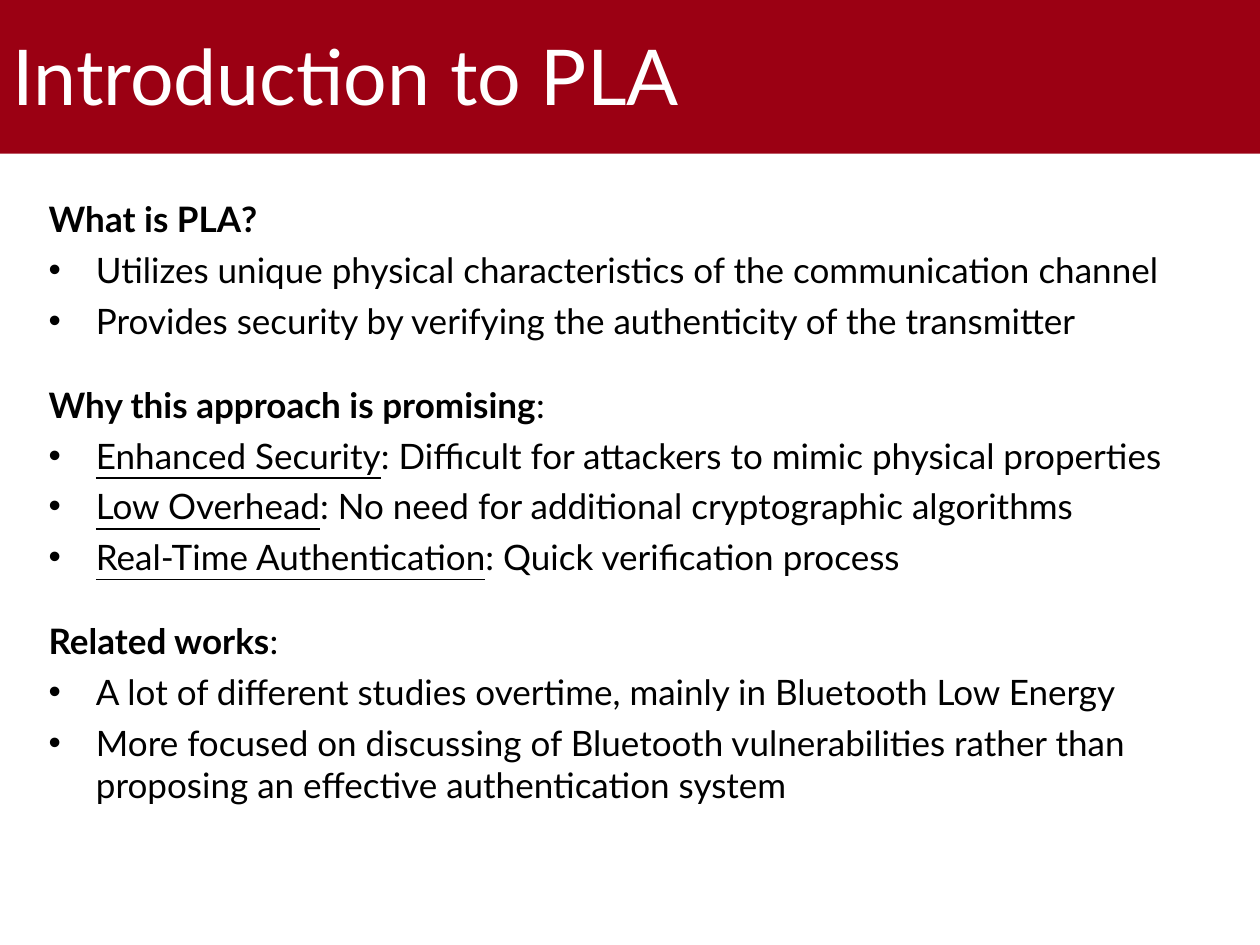
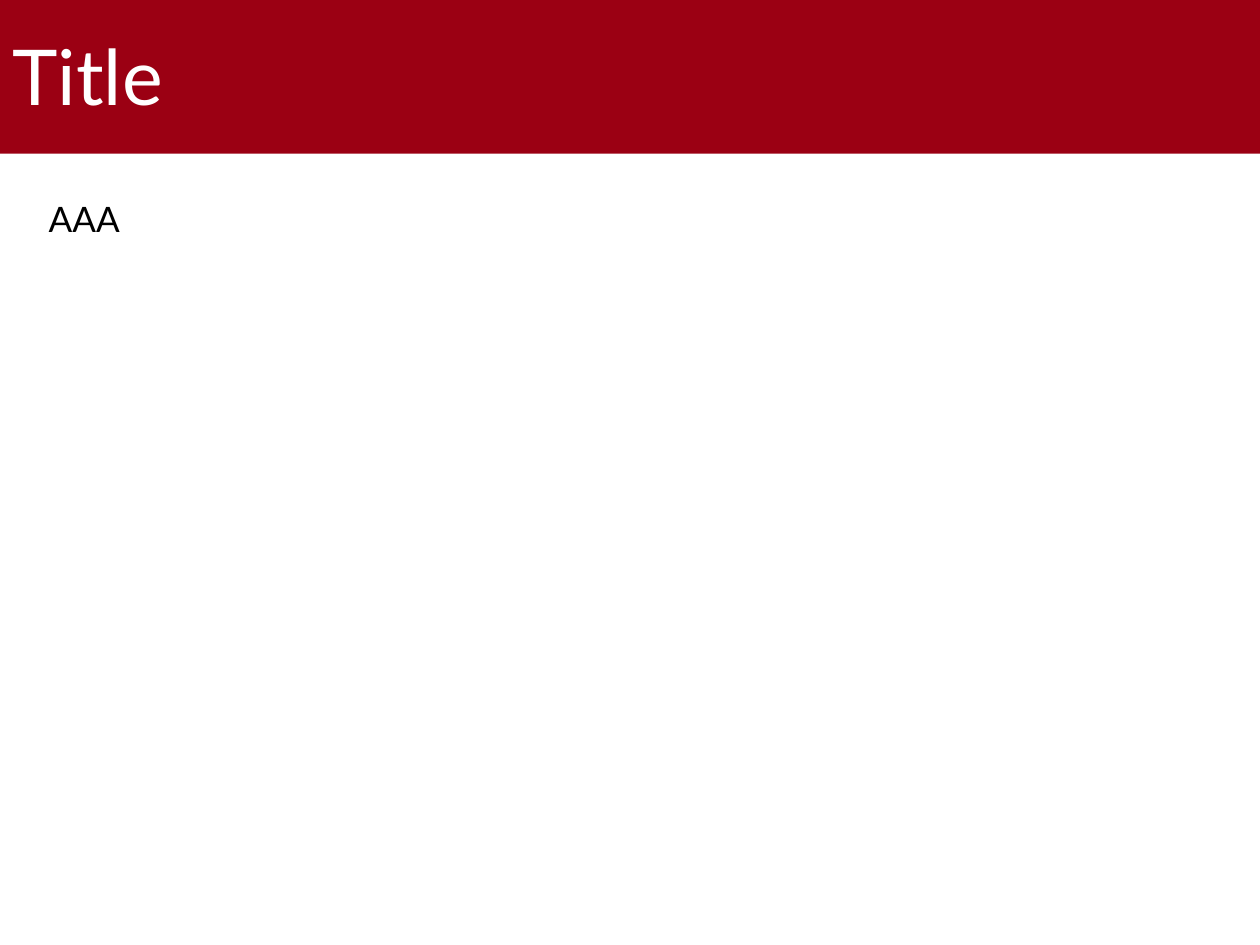
Before and after one commit to gabrielrovesti/WNMA-UAV-Route-Planning-Survey, a slide deck: slide 3 of 2 - Slides/UAV Route Planning Strategies.pptx. Drawn at 1260x945 pixels with LibreOffice and Linux fonts; fonts in the diff are those of the drawing; background and template pictures are left out. Boxes give left, top, right and bottom in pixels: in the first picture for what was removed or moved away, otherwise in the second. Text is boxed around its words. In the diff, an @@ line names an element or a change of style, - is before the commit and + after.

```diff
--- a/2 - Slides/UAV Route Planning Strategies.pptx
+++ b/2 - Slides/UAV Route Planning Strategies.pptx
@@ title at (13, 48, 163, 106): text changed @@
-Introduction to PLA
+Title
@@ text removed at (49, 206, 1161, 805) @@
-What is PLA?
-• Utilizes unique physical characteristics of the communication channel
-• Provides security by verifying the authenticity of the transmitter
-Why this approach is promising:
-• Enhanced Security: Difficult for attackers to mimic physical properties
-• Low Overhead: No need for additional cryptographic algorithms
-• Real-Time Authentication: Quick verification process
-Related works:
-• A lot of different studies overtime, mainly in Bluetooth Low Energy
-• More focused on discussing of Bluetooth vulnerabilities rather than proposing an effective authentication system
@@ text added at (49, 207, 120, 232), 20 pt, text #000000 @@
+AAA
```
Also in this commit, not shown: 1 other slide changed, 7 slides removed, 4 other files.
